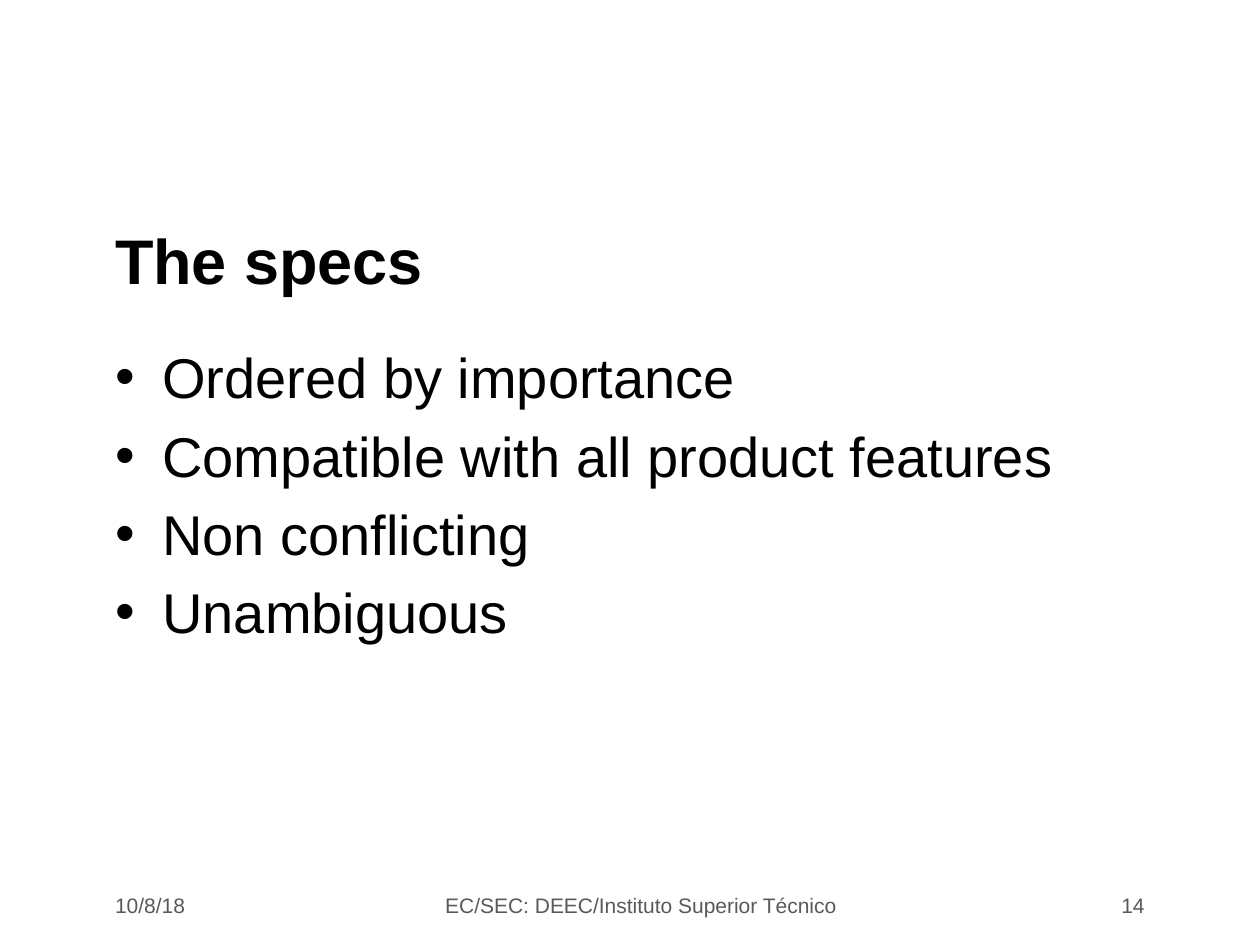
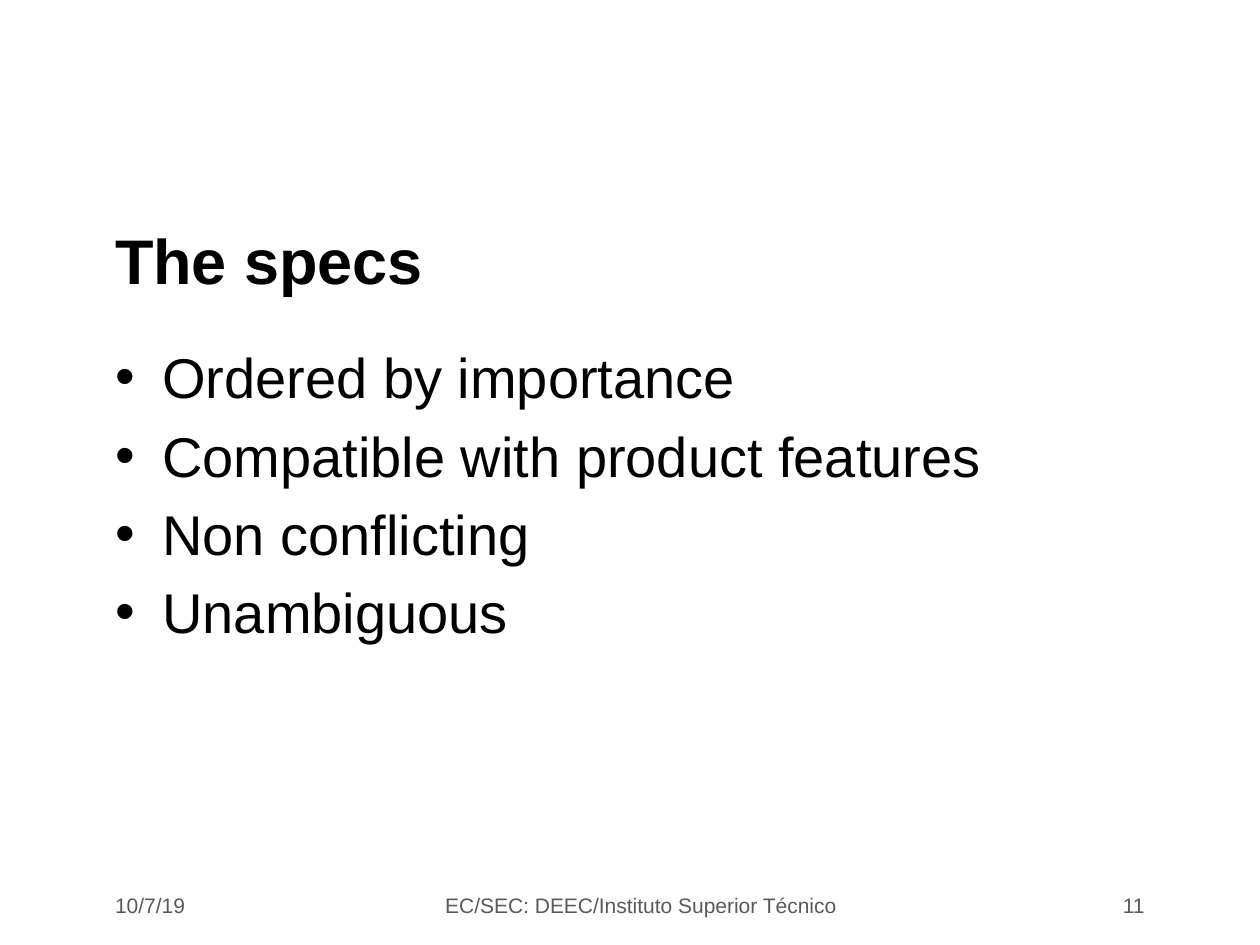
Before and after one commit to jjts/ist-sec, a slide deck: slide 11 of lectures/l6_design_choices/l6.odp (slide 14 before the commit). Drawn at 1260x945 pixels with LibreOffice and Linux fonts; fonts in the diff are those of the drawing; background and template pictures are left out. Boxes give left, top, right and bottom in pixels: in the first picture for what was removed or moved away, otherwise in the second. Text is boxed around its words. In the diff, an @@ line names an element or a change of style, - is before the commit and + after.

```diff
--- a/lectures/l6_design_choices/l6.odp
+++ b/lectures/l6_design_choices/l6.odp
@@ text at box(162, 436, 980, 487): text changed @@
-• Compatible with all product features
+• Compatible with product features
@@ text at box(115, 898, 185, 913): text changed @@
-10/8/18
+10/7/19
@@ page number at box(1123, 898, 1145, 913): text changed @@
-14
+11
```
Also in this commit, not shown: 18 other slides changed, 8 slides removed.
